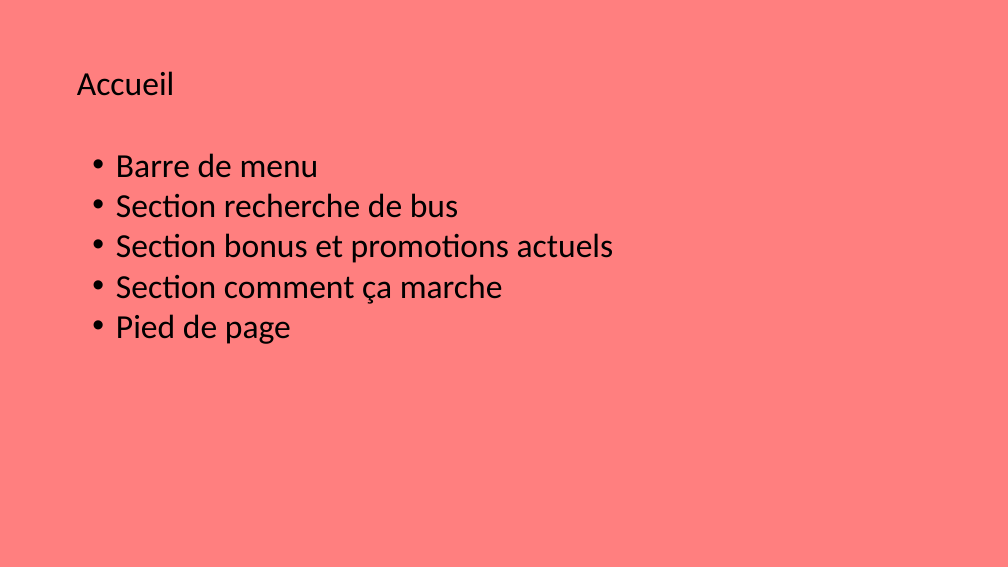
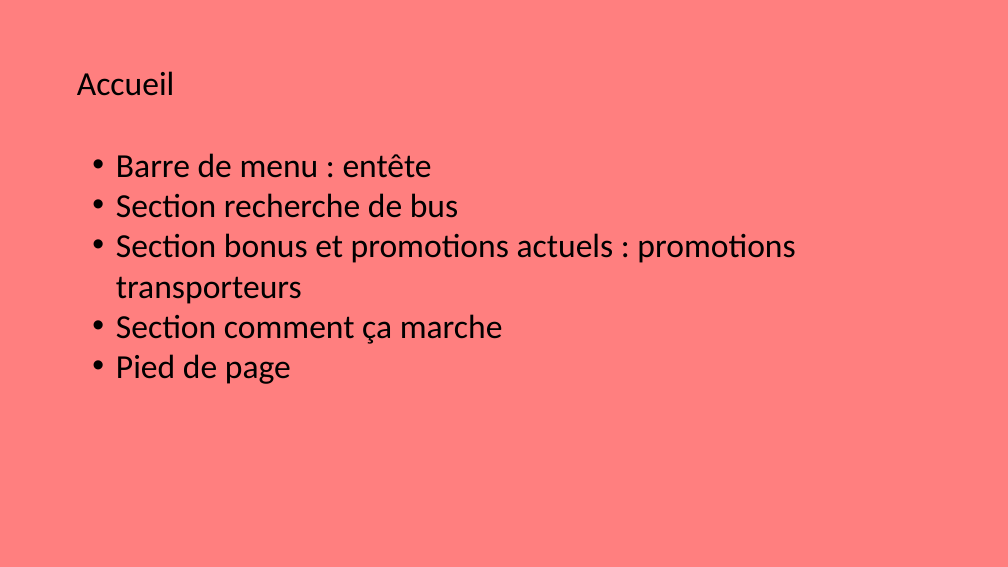
Before and after one commit to Traore-Yao/flash-go-Docs-repo-, a slide deck: slide 4 of maquettes/plan du site.pptx. Drawn at 1008x567 pixels with LibreOffice and Linux fonts; fonts in the diff are those of the drawing. Boxes give left, top, right and bottom in pixels: in the first picture for what was removed or moved away, otherwise in the second. Text is boxed around its words. In the diff, an @@ line names an element or a change of style, - is before the commit and + after.

```diff
--- a/maquettes/plan du site.pptx
+++ b/maquettes/plan du site.pptx
@@ text at [116, 153, 432, 178]: text changed @@
-• Barre de menu
+• Barre de menu : entête
@@ text at [116, 233, 795, 304]: text changed @@
-• Section bonus et promotions actuels
+• Section bonus et promotions actuels : promotions transporteurs
```
Also in this commit, not shown: 3 other slides changed, 4 slides added.
